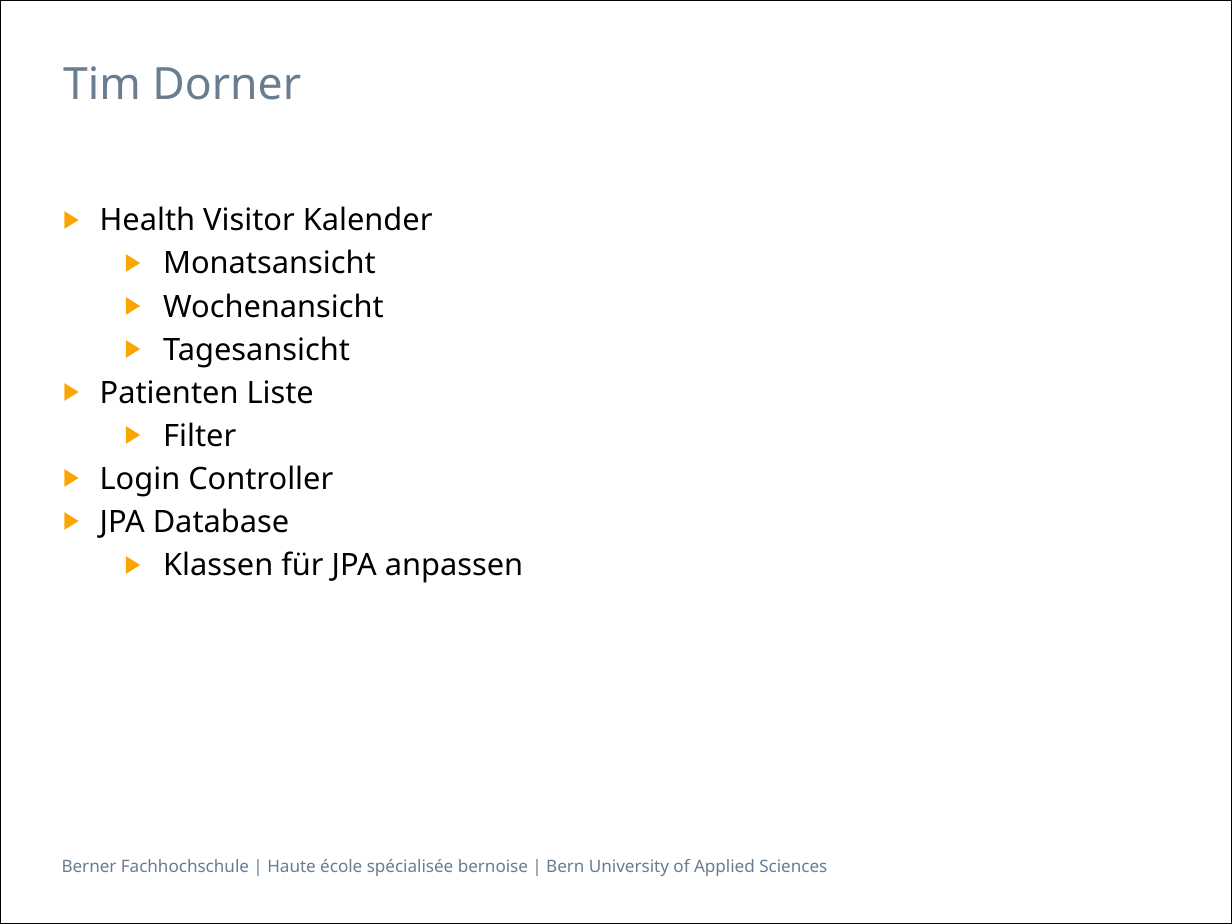
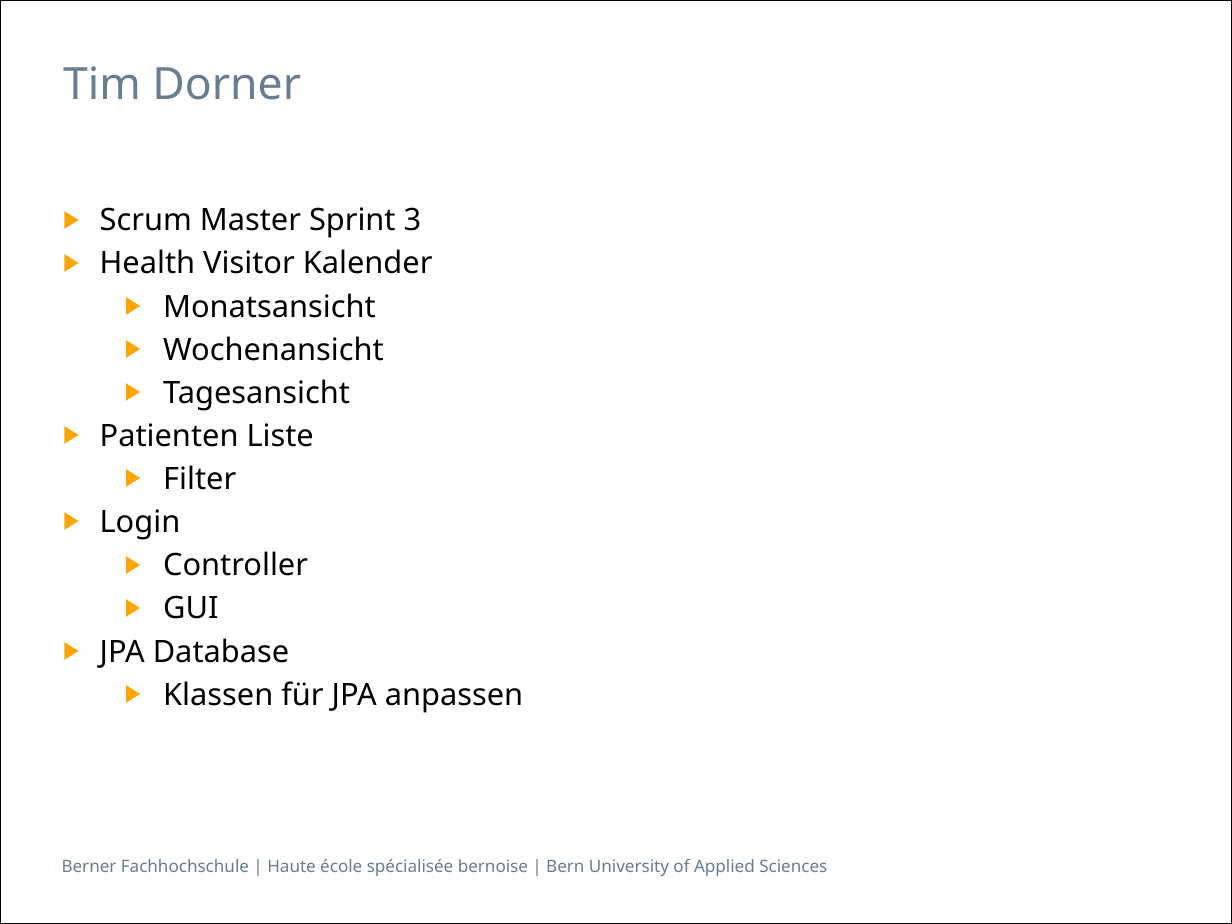
Before and after one commit to isels1/ch.bfh.btx8081.w2015.blue, a slide deck: slide 7 of doc/task14/Task14.pptx. Drawn at 1232x924 pixels with LibreOffice and Linux fonts; fonts in the diff are those of the drawing. Boxes give left, top, right and bottom in pixels: in the first picture for what was removed or moved away, otherwise in the second. Text is boxed around its words. In the diff, an @@ line names an element or a change of style, - is before the commit and + after.

```diff
--- a/doc/task14/Task14.pptx
+++ b/doc/task14/Task14.pptx
@@ text at (100, 207, 422, 238): paragraph added @@
+▶ Scrum Master Sprint 3
@@ text at (100, 509, 308, 619): text changed @@
-▶ Login Controller
+▶ Login
+  ▶ Controller
+  ▶ GUI
```
Also in this commit, not shown: 4 other slides changed, 1 other file.
